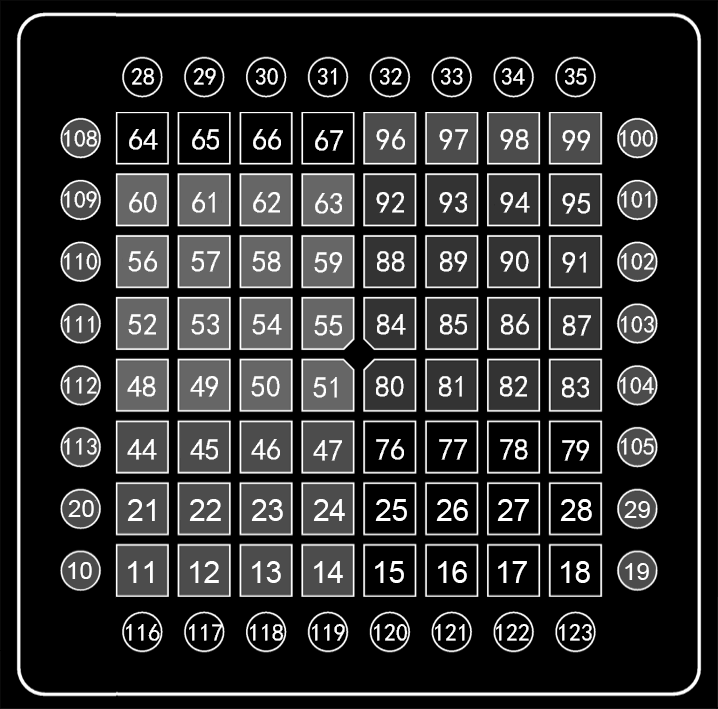
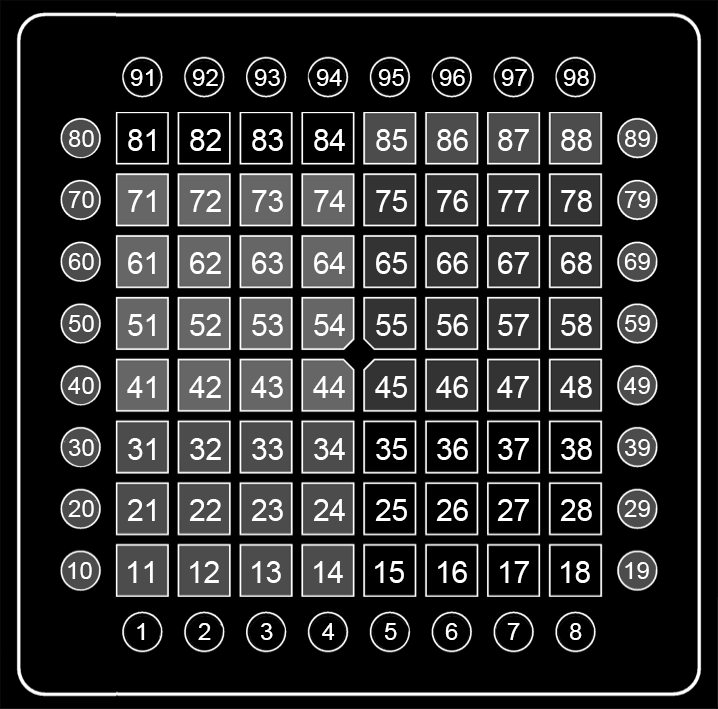
Layer changes from the first 718×709 image to the second:
added group "组 2 副本" with 16 layers above "组 2" over [123, 61, 593, 96]
added layer "图层 5 副本 4" (1st of 2, in "组 2 副本") in group "组 2 副本" over [371, 61, 409, 96]
added layer "图层 5 副本 2" (1st of 2, in "组 2 副本") in group "组 2 副本" over [247, 61, 285, 96]
added layer "图层 5 副本" (1st of 2, in "组 2 副本") in group "组 2 副本" over [185, 61, 223, 96]
added layer "图层 5" (1st of 2, in "组 2 副本") in group "组 2 副本" over [123, 61, 161, 96]
added group "组 2" with 16 layers above "组 1 拷贝 副本 6" over [124, 616, 595, 651]
added layer "图层 5 副本 7" (2nd of 2, in "组 2") in group "组 2" over [557, 616, 595, 651]
added layer "图层 5 副本 6" (2nd of 2, in "组 2") in group "组 2" over [495, 616, 533, 651]
added layer "图层 5 副本 5" (2nd of 2, in "组 2") in group "组 2" over [433, 616, 471, 651]
added layer "图层 5 副本 4" (2nd of 2, in "组 2") in group "组 2" over [372, 616, 410, 651]
added group "组 1 拷贝 副本 6" with 21 layers above "组 1 拷贝 副本 5" over [61, 129, 657, 158]
added layer "图层 1" (1st of 8, in "组 1 拷贝 副本 6") in group "组 1 拷贝 副本 6" over [128, 129, 221, 151]
added group "组 1 拷贝 副本 5" with 21 layers above "组 1 拷贝 副本 4" over [61, 187, 657, 219]
added layer "图层 1" (2nd of 8, in "组 1 拷贝 副本 5") in group "组 1 拷贝 副本 5" over [128, 190, 222, 213]
added group "组 1 拷贝 副本 4" with 21 layers above "组 1 拷贝 副本 3" over [61, 250, 657, 281]
added layer "图层 1" (3rd of 8, in "组 1 拷贝 副本 4") in group "组 1 拷贝 副本 4" over [122, 251, 221, 274]
added group "组 1 拷贝 副本 3" with 21 layers above "组 1 拷贝 副本 2" over [61, 313, 657, 343]
added layer "图层 1" (4th of 8, in "组 1 拷贝 副本 3") in group "组 1 拷贝 副本 3" over [128, 314, 221, 336]
added group "组 1 拷贝 副本 2" with 21 layers above "组 1 拷贝 副本" over [61, 376, 657, 405]
added layer "图层 1" (5th of 8, in "组 1 拷贝 副本 2") in group "组 1 拷贝 副本 2" over [127, 376, 221, 398]
added group "组 1 拷贝 副本" with 21 layers above "组 1 拷贝" over [61, 438, 657, 467]
…and 142 more changes (139 added, 3 moved_by)
